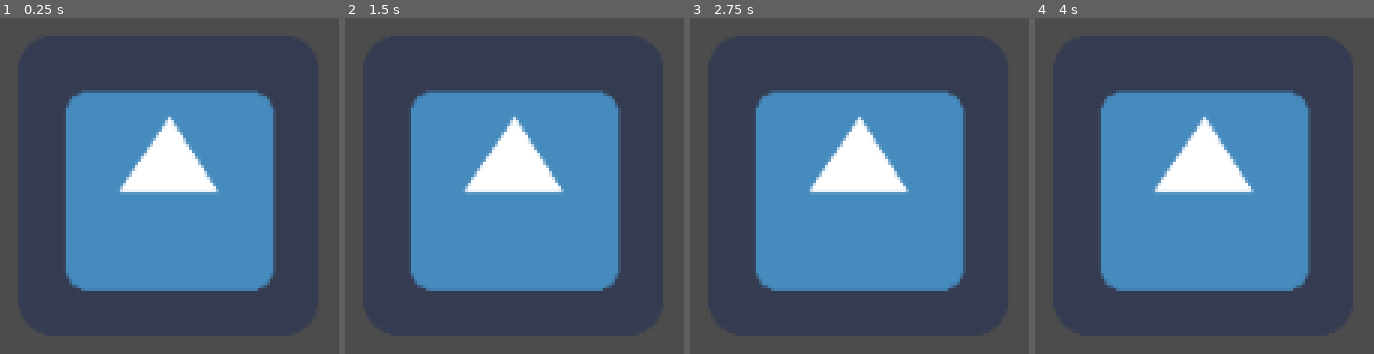
Above: before the commit, frames 1-4 (left to right).
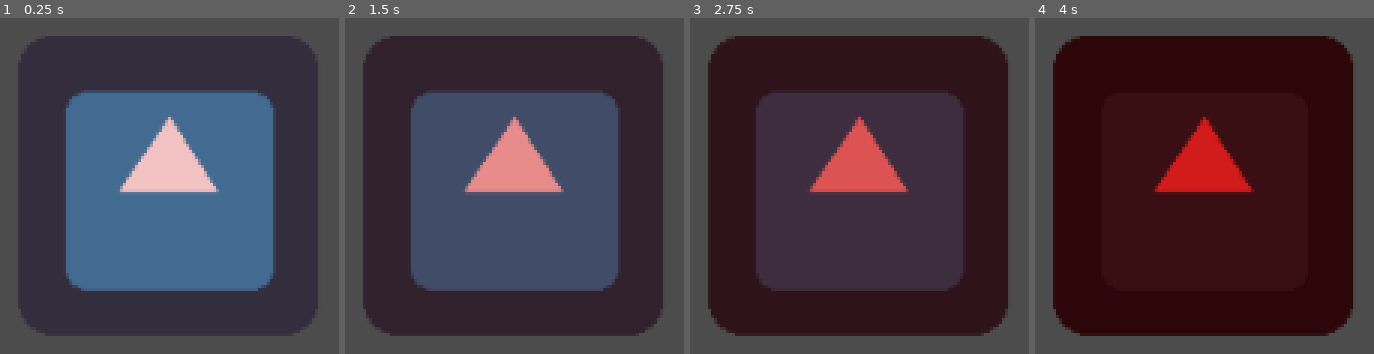
Above: after the commit, the same moments.

Repository: rayxuln/RaiixStateMachinePlugin
Game: Godot game, scene res://scenes/RaiixStateMachineTest.tscn
Same seed, same stepped clock (60 frames per second), same inputs: the game is played once before the commit and once after it. The project has no main scene, so this scene is started directly. The engine's default icon, where the game draws it, is replaced by a stand-in: a white triangle on a blue panel in a dark square.
Inputs (mouse positions are in pixels of both pictures, inside the frame that each line leads up to):
- Up to frame 1 (0.25 s): no input
- Up to frame 2 (1.5 s): move the mouse to (outside the picture) at 0.52 s; tap Space (change) at 0.6 s; click (outside the picture) at 0.67 s; drag from (outside the picture) to (outside the picture) at 1.27 s
- Up to frame 3 (2.75 s): move the mouse to (outside the picture) at 2.02 s; tap Space (change) at 2.1 s
- Up to frame 4 (4 s): drag from (outside the picture) to (outside the picture) at 2.77 s; move the mouse to (outside the picture) at 3.52 s; hold B (back) from 3.53 s (still down); tap Space (change) at 3.6 s

The runs differ from the first frame. In frame 1, 37% of the frame differs, in the area x 19-82%, y 21-82%; in frame 2, 78%; in frame 3, 78%; in frame 4, 78%, in the area x 5-94%, y 5-95%.

Commit message:
Add custom graph_edit but not finished yet

Diff:
--- a/scenes/RaiixStateMachineTest.tscn
+++ b/scenes/RaiixStateMachineTest.tscn
@@ -8,6 +8,52 @@
 [ext_resource path="res://scenes/states/sub_states/run.gd" type="Script" id=6]
 [ext_resource path="res://scenes/states/sub_states/idle.gd" type="Script" id=7]
 
+[sub_resource type="AnimationNodeStateMachine" id=1]
+
+[sub_resource type="AnimationNodeAnimation" id=2]
+animation = "idle"
+
+[sub_resource type="AnimationNodeAnimation" id=3]
+animation = "idle"
+
+[sub_resource type="AnimationNodeStateMachineTransition" id=4]
+switch_mode = 2
+auto_advance = true
+
+[sub_resource type="AnimationNodeStateMachineTransition" id=5]
+switch_mode = 2
+auto_advance = true
+
+[sub_resource type="AnimationNodeStateMachine" id=6]
+states/StateMachine/node = SubResource( 1 )
+states/StateMachine/position = Vector2( 408.5, 168.5 )
+states/idle/node = SubResource( 3 )
+states/idle/position = Vector2( 219.5, 67 )
+"states/idle 2/node" = SubResource( 2 )
+"states/idle 2/position" = Vector2( 433.5, 61.5 )
+transitions = [ "idle", "idle 2", SubResource( 4 ), "idle 2", "idle", SubResource( 5 ) ]
+start_node = "idle"
+
+[sub_resource type="AnimationNodeStateMachinePlayback" id=7]
+
+[sub_resource type="AnimationNodeStateMachinePlayback" id=8]
+
+[sub_resource type="Animation" id=9]
+resource_name = "idle"
+loop = true
+tracks/0/type = "value"
+tracks/0/path = NodePath("Sprite:self_modulate")
+tracks/0/interp = 1
+tracks/0/loop_wrap = true
+tracks/0/imported = false
+tracks/0/enabled = true
+tracks/0/keys = {
+"times": PoolRealArray( 0, 1 ),
+"transitions": PoolRealArray( 1, 1 ),
+"update": 0,
+"values": [ Color( 1, 1, 1, 1 ), Color( 0.815686, 0.0627451, 0.0627451, 1 ) ]
+}
+
 [node name="RaiixStateMachineTest" type="Node2D"]
 
 [node name="Player" type="KinematicBody2D" parent="."]
@@ -15,6 +61,7 @@
 script = ExtResource( 4 )
 
 [node name="Sprite" type="Sprite" parent="Player"]
+self_modulate = Color( 0.947053, 0.730759, 0.730759, 1 )
 texture = ExtResource( 3 )
 
 [node name="MovmentStateMachine" type="Node" parent="Player"]
@@ -38,3 +85,13 @@
 
 [node name="run" type="Node" parent="Player/MovmentStateMachine/run/MovmentStateMachine2"]
 script = ExtResource( 6 )
+
+[node name="AnimationTree" type="AnimationTree" parent="Player"]
+tree_root = SubResource( 6 )
+anim_player = NodePath("../AnimationPlayer")
+active = true
+parameters/playback = SubResource( 7 )
+parameters/StateMachine/playback = SubResource( 8 )
+
+[node name="AnimationPlayer" type="AnimationPlayer" parent="Player"]
+anims/idle = SubResource( 9 )
Not shown, added: addons/raiix_statemachine/StateMachineEditor/StateMachineResourceEditor.gd
Not shown, added: addons/raiix_statemachine/StateMachineEditor/StateMachineResourceEditor.tscn
Not shown, added: addons/raiix_statemachine/StateMachineEditor/graph_edit/GraphEdit.tscn
Not shown, added: addons/raiix_statemachine/StateMachineEditor/graph_edit/scripts/GraphEdit.gd
Not shown, added: addons/raiix_statemachine/StateMachineEditor/graph_node/GraphNode.tscn
Not shown, added: addons/raiix_statemachine/StateMachineEditor/graph_node/scripts/GraphNode.gd
Not shown, added: addons/raiix_statemachine/StateMachineEditor/graph_nodes/TemplateGraphNode.tscn
Not shown, added: addons/raiix_statemachine/StateMachineEditor/graph_nodes/scripts/GraphNodeWrapper.gd
Not shown: 1 places in scenes/RaiixStateMachineTest.tscn that only renumber resources
